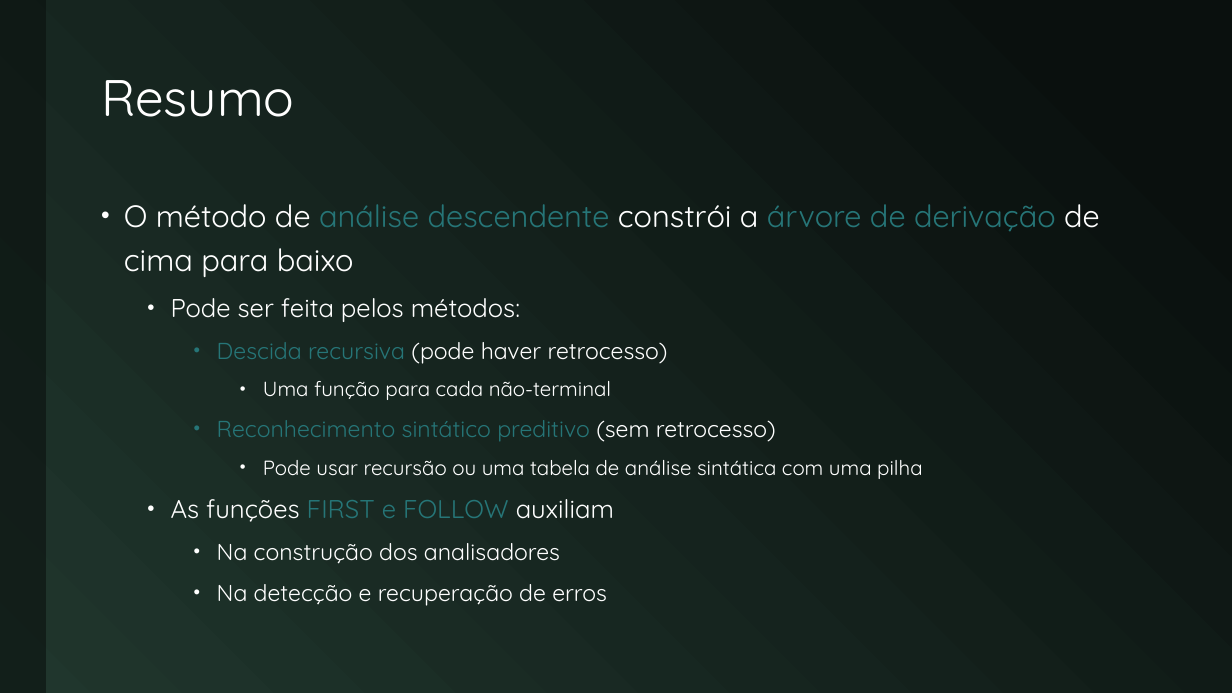
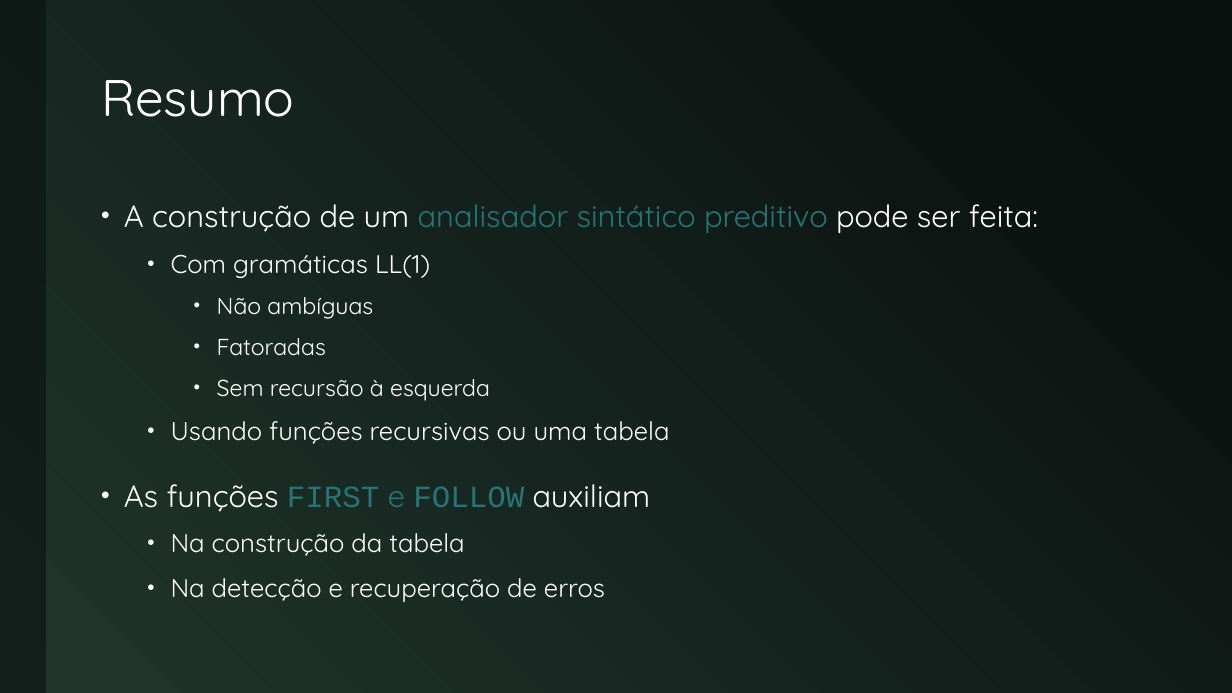
Before and after one commit to JudsonSS/Compiladores, a slide deck: slide 26 of Slides/22. Analisador Preditivo.pptx (slide 18 before the commit). Drawn at 1232x693 pixels with LibreOffice and Linux fonts; fonts in the diff are those of the drawing. Boxes give left, top, right and bottom in pixels: in the first picture for what was removed or moved away, otherwise in the second. Text is boxed around its words. In the diff, an @@ line names an element or a change of style, - is before the commit and + after.

```diff
--- a/Slides/22. Analisador Preditivo.pptx
+++ b/Slides/22. Analisador Preditivo.pptx
@@ text at (x1=124, y1=204, x2=1038, y2=444): text changed; size 16 to 24 pt @@
-• O método de análise descendente constrói a árvore de derivação de cima para baixo
-  • Pode ser feita pelos métodos:
-    • Descida recursiva (pode haver retrocesso)
-      • Uma função para cada não-terminal
-    • Reconhecimento sintático preditivo (sem retrocesso)
-      • Pode usar recursão ou uma tabela de análise sintática com uma pilha
+• A construção de um analisador sintático preditivo pode ser feita:
+  • Com gramáticas LL(1)
+    • Não ambíguas
+    • Fatoradas
+    • Sem recursão à esquerda
+  • Usando funções recursivas ou uma tabela
@@ text at (x1=124, y1=484, x2=651, y2=602): size 20 to 24 pt in "As funções FIRST e FOLLOW auxiliam"; font Quicksand to Courier New in "FIRST FOLLOW"; size 18 to 20 pt in "Na detecção e recuperação de erros"; list level 2 to 1 in "As funções FIRST e FOLLOW ..."; list level 3 to 2 in "Na detecção e recuperação de ..." @@
@@ text at (x1=171, y1=533, x2=464, y2=556): text changed; size 18 to 20 pt @@
-    • Na construção dos analisadores
+  • Na construção da tabela
```
Also in this commit, not shown: 15 other slides changed, 8 slides added.
